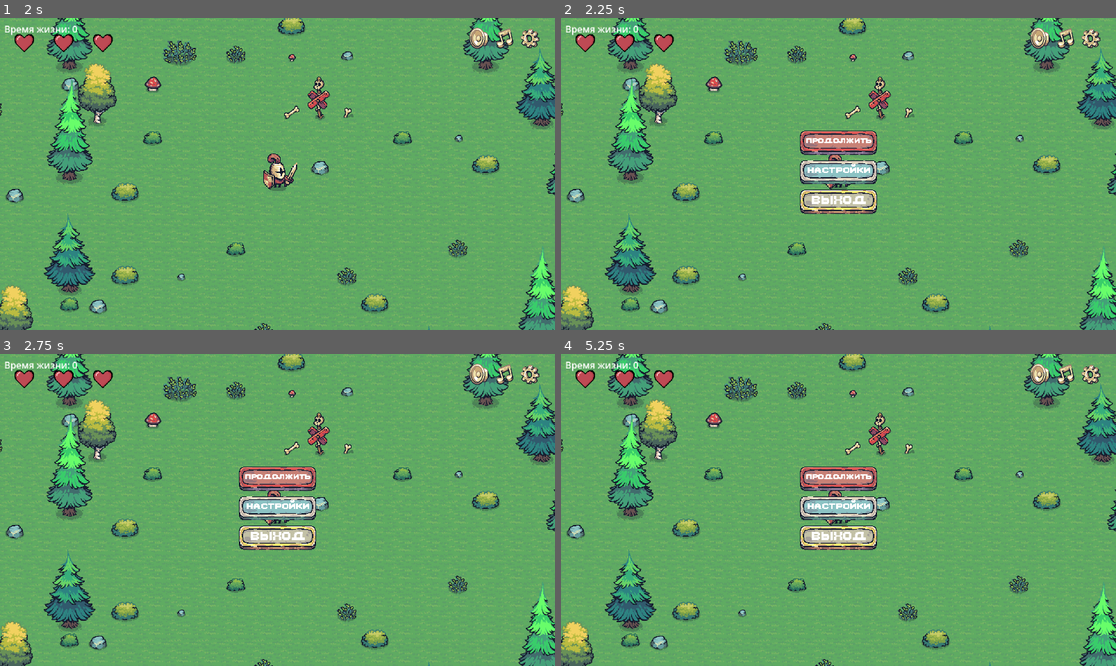
Above: before the commit, frames 1-4 (two rows, left to right).
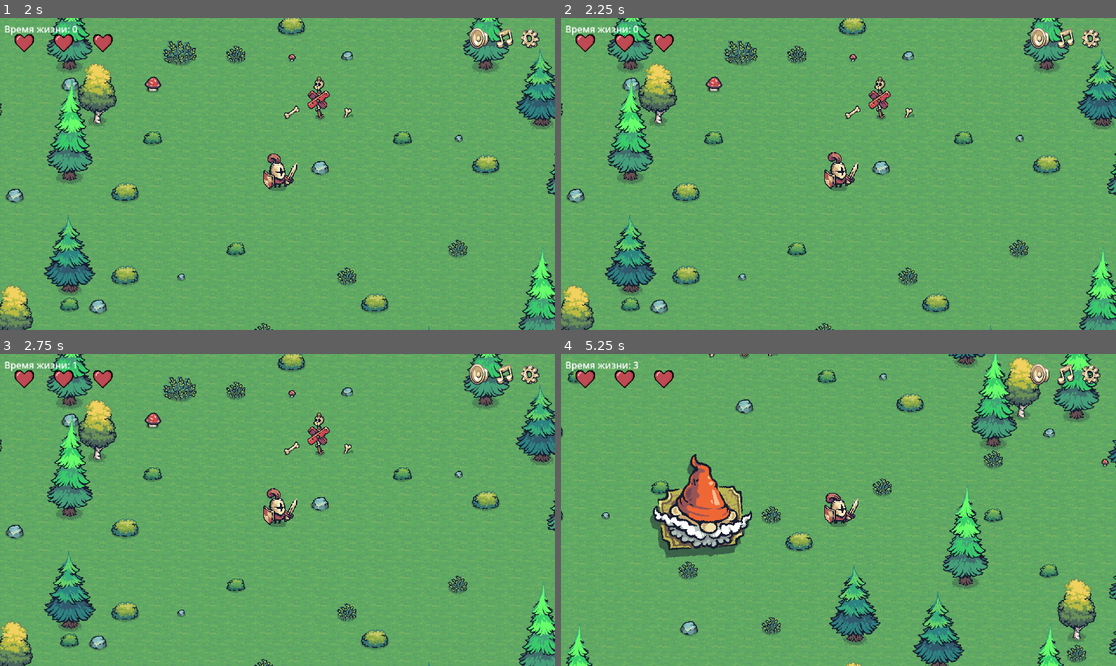
Above: after the commit, the same moments.

Repository: darkicestormteam/Fgame
Game: Godot game, scene res://scenes/mainmenu.tscn
The game is run twice, just before and just after one commit, with the same random seed, the same clock (stepped at 60 frames per second) and the same inputs.
Inputs (mouse positions are in pixels of both pictures, inside the frame that each line leads up to):
- Up to frame 1 (2 s): click "старт" at 0.5 s; click "старт" at 1.25 s
- Up to frame 2 (2.25 s): click (1088, 42) at 2 s
- Up to frame 3 (2.75 s): no input
- Up to frame 4 (5.25 s): hold D (move_right) 2.78-3.53 s; hold S (move_down) 3.53-4.28 s; hold D (move_right) 4.28-5.03 s; hold W (move_up) from 5.03 s (still down)

Frame 1 is identical in both runs. In frame 2, 5.4% of the frame differs, in the area x 0-100%, y 0-100%; in frame 3, 5.3%; in frame 4, 28%.
Error after the commit: Parse Error: Expected indented block after function declaration. (res://script/gamemenu.gd:197)

Commit message:
update branch

Diff:
--- a/script/gamemenu.gd
+++ b/script/gamemenu.gd
@@ -193,97 +193,52 @@
 		music_muted = true
 
 
+
 func _input(event: InputEvent) -> void:
-	# Проверяем нажатие клавиши Esc (или ui_cancel)
-	if event.is_action_pressed("ui_cancel"):
-		# Получаем актуальную ссылку на SpellMenu каждый раз
-		var current_spell_menu = get_tree().get_first_node_in_group("spell_menu")
-		if not current_spell_menu:
-			current_spell_menu = get_node_or_null("/root/game/SpellMenu")
-
-		# Определяем, активно ли SpellMenu (видимо и ждет выбора)
-		var spell_menu_active = current_spell_menu and current_spell_menu.visible and current_spell_menu.has_method("get_is_active") and current_spell_menu.is_active
-		# Если метода is_active нет, проверяем просто видимость
-		if current_spell_menu and not current_spell_menu.has_method("get_is_active"):
-			spell_menu_active = current_spell_menu.visible
-
-		# Если открыто меню настроек (MarginContainer2), закрываем его первым делом
-		if $MarginContainer2.visible:
-			_on_back_pressed()
-			get_viewport().set_input_as_handled()
-			return
-
-		# Если открыто главное меню паузы (MarginContainer)
-		if $MarginContainer.visible:
-			# Закрываем меню паузы
-			_on_settings1_pressed()
-			get_viewport().set_input_as_handled()
-			return
-
-		# Если ни одно меню не открыто
-		# Открываем меню паузы (пауза уже стоит если активно SpellMenu, иначе поставим мы)
-		_on_settings1_pressed()
-		get_viewport().set_input_as_handled()
-
-
+# Проверяем нажатие клавиши Esc (или ui_cancel)
+if event.is_action_pressed("ui_cancel"):
+# 1. Если открыто меню настроек (MarginContainer2) - закрываем его
+if $MarginContainer2.visible:
+_on_back_pressed()
+get_viewport().set_input_as_handled()
+return
+
+# 2. Если открыто главное меню паузы (MarginContainer) - закрываем его
+if $MarginContainer.visible:
+_toggle_pause_menu()
+get_viewport().set_input_as_handled()
+return
+
+# 3. Если ни одно наше меню не открыто - открываем меню паузы
+_toggle_pause_menu()
+get_viewport().set_input_as_handled()
+
+func _toggle_pause_menu():
+# Получаем ссылку на SpellMenu для проверки его активности
+var current_spell_menu = get_tree().get_first_node_in_group("spell_menu")
+if not current_spell_menu:
+current_spell_menu = get_node_or_null("/root/game/SpellMenu")
+
+var is_spellmenu_active = current_spell_menu and current_spell_menu.visible
+
+if $MarginContainer.visible:
+# Меню открыто -> Закрываем его
+$MarginContainer.visible = false
+$MarginContainer2.visible = false
+settings2_was_open = false
+is_game_menu_open = false
+
+# Снимаем паузу ТОЛЬКО если SpellMenu не активно
+if not is_spellmenu_active:
+get_tree().paused = false
+else:
+# Меню закрыто -> Открываем его
+$MarginContainer.visible = true
+is_game_menu_open = true
+get_tree().paused = true
+
+# Старую функцию _on_settings1_pressed можно оставить как заглушку или удалить,
+# если она больше не используется кнопкой
 func _on_settings1_pressed() -> void:
-	# Получаем актуальную ссылку на SpellMenu
-	var current_spell_menu = get_tree().get_first_node_in_group("spell_menu")
-	if not current_spell_menu:
-		current_spell_menu = get_node_or_null("/root/game/SpellMenu")
-
-	# Проверяем, активно ли SpellMenu (видимо)
-	var spell_menu_active = current_spell_menu and current_spell_menu.visible
-
-	# Если активно SpellMenu, мы все равно открываем меню паузы поверх него
-	# Но не снимаем паузу и не скрываем SpellMenu
-	if spell_menu_active:
-		# Если меню паузы уже открыто, закрываем его (но паузу не снимаем, т.к. SpellMenu активен)
-		if is_game_menu_open:
-			is_game_menu_open = false
-			settings_container.visible = false
-			if settings2_was_open:
-				$MarginContainer2.visible = false
-				settings2_was_open = false
-		else:
-			# Открываем меню паузы поверх SpellMenu
-			get_tree().paused = true # Убеждаемся что пауза стоит
-			is_game_menu_open = true
-			settings_container.visible = true
-		return
-
-	if get_tree().paused:
-		# Снимаем с паузы только если открыто GameMenu
-		if is_game_menu_open:
-			get_tree().paused = false
-			is_game_menu_open = false
-
-			# Если настройки (MarginContainer2) были открыты, скрываем их и сбрасываем флаг
-			if settings2_was_open:
-				$MarginContainer2.visible = false
-				settings2_was_open = false
-
-			# Скрываем контейнер меню паузы
-			settings_container.visible = false
-	else:
-		# Ставим на паузу
-		get_tree().paused = true
-		is_game_menu_open = true
-		# Показываем контейнер меню паузы
-		settings_container.visible = true
-
-
-# Метод для скрытия GameMenu при открытии SpellMenu
-func hide_for_spellmenu() -> void:
-	is_game_menu_open = false
-	settings_container.visible = false
-	if settings2_was_open:
-		$MarginContainer2.visible = false
-		settings2_was_open = false
-
-
-# Метод вызывается когда SpellMenu закрывается после выбора улучшения
-func on_spellmenu_closed() -> void:
-	# Пауза уже снята в spellmenu, просто убеждаемся что флаги корректны
-	is_game_menu_open = false
-	settings_container.visible = false
+# Теперь эта кнопка просто вызывает ту же логику что и Esc
+_toggle_pause_menu()
Not shown, changed: .gitignore
